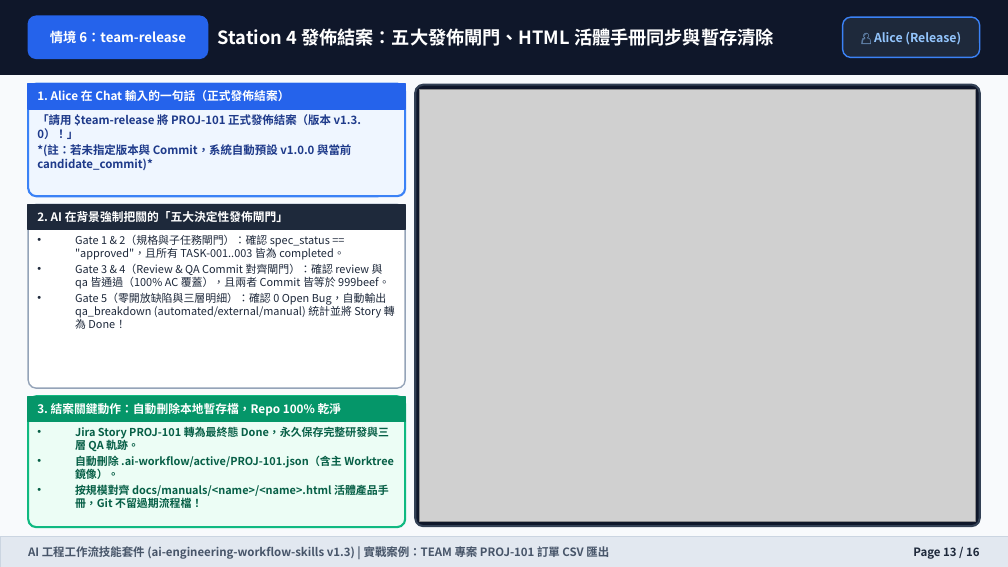
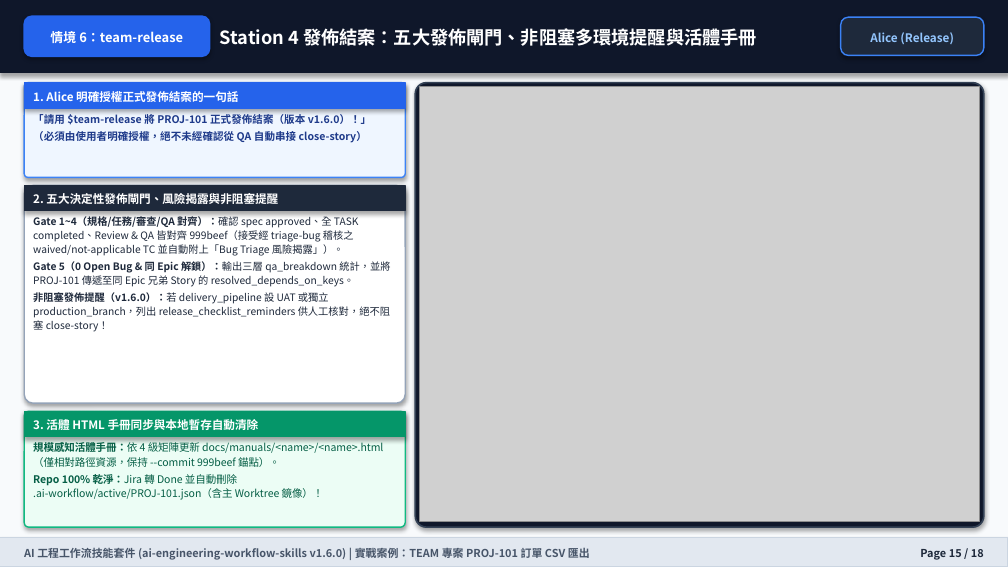
Before and after one commit to wilsonliu123/ai-engineering-workflow-skills, a slide deck: slide 15 of docs/training-manual.pptx (slide 13 before the commit). Drawn at 1008x567 pixels with LibreOffice and Linux fonts; fonts in the diff are those of the drawing; grey boxes stand for pictures. Boxes give left, top, right and bottom in pixels: in the first picture for what was removed or moved away, otherwise in the second. Text is boxed around its words. In the diff, an @@ line names an element or a change of style, - is before the commit and + after.

Commit message:
docs(ppt): sync training-manual.pptx and slide assets to v1.6.0

```diff
--- a/docs/training-manual.pptx
+++ b/docs/training-manual.pptx
@@ rounded rectangle: place and size @@
-rounded rectangle at [28,16,208,58]
+rounded rectangle at [24,16,210,56]
@@ text "情境 6：team-release" at [50,31,183,43]: size 9.5 to 9.2 pt; line spacing 1 to 1.18 @@
@@ text at [220,28,757,46]: text changed @@
-Station 4 發佈結案：五大發佈閘門、HTML 活體手冊同步與暫存清除
+Station 4 發佈結案：五大發佈閘門、非阻塞多環境提醒與活體手冊
@@ rounded rectangle: place and size @@
-rounded rectangle at [843,17,980,57]
+rounded rectangle at [841,17,984,55]
@@ text at [870,32,953,44]: text changed; size 8.8 to 8.4 pt @@
-👤 Alice (Release)
+Alice (Release)
@@ rectangle: place and size @@
-rectangle at [28,84,405,109]
+rectangle at [24,83,405,108]
@@ rounded rectangle: place and size @@
-rounded rectangle at [28,84,405,197]
+rounded rectangle at [24,83,405,177]
@@ rounded rectangle at [24,83,405,177]: outline #3B82F6 1.5 pt to #3B82F6 1 pt; shadow on; proportions changed @@
@@ rounded rectangle: place and size @@
-rounded rectangle at [415,85,980,526]
+rounded rectangle at [415,83,984,527]
@@ rounded rectangle at [415,83,984,527]: outline #334155 1.5 pt to #334155 1.2 pt; shadow on; proportions changed @@
@@ picture: place and size @@
-picture at [419,90,976,521]
+picture at [419,87,980,521]
@@ text at [33,91,238,102]: text changed; size 8.4 to 8.3 pt @@
-1. Alice 在 Chat 輸入的一句話（正式發佈結案）
+1. Alice 明確授權正式發佈結案的一句話
@@ text at [33,114,371,143]: text changed; size 8.2 to 7.5 pt @@
-「請用 $team-release 將 PROJ-101 正式發佈結案（版本 v1.3.0）！」
-*(註：若未指定版本與 Commit，系統自動預設 v1.0.0 與當前 candidate_commit)*
+「請用 $team-release 將 PROJ-101 正式發佈結案（版本 v1.6.0）！」
+（必須由使用者明確授權，絕不未經確認從 QA 自動串接 close-story）
@@ shadow on in 6 elements at [0,0,1008,73], [24,83,405,108], [24,16,210,56], [841,17,984,55], [24,411,405,436], [24,185,405,211] @@
@@ rounded rectangle: place and size @@
-rounded rectangle at [28,205,405,388]
+rounded rectangle at [24,185,405,403]
@@ rounded rectangle at [24,185,405,403]: shadow on; proportions changed @@
@@ rectangle: place and size @@
-rectangle at [28,205,405,230]
+rectangle at [24,185,405,211]
@@ text at [33,193,278,204]: text changed; size 8.4 to 8.3 pt @@
-2. AI 在背景強制把關的「五大決定性發佈閘門」
+2. 五大決定性發佈閘門、風險揭露與非阻塞提醒
@@ text at [33,216,390,332]: text changed; size 7.8 to 7.3 pt @@
-• Gate 1 & 2（規格與子任務閘門）：確認 spec_status == "approved"，且所有 TASK-001..003 皆為 completed。
-• Gate 3 & 4（Review & QA Commit 對齊閘門）：確認 review 與 qa 皆通過（100% AC 覆蓋），且兩者 Commit 皆等於 999beef。
-• Gate 5（零開放缺陷與三層明細）：確認 0 Open Bug，自動輸出 qa_breakdown (automated/external/manual) 統計並將 Story 轉為 Done！
+Gate 1~4（規格/任務/審查/QA 對齊）：確認 spec approved、全 TASK completed、Review & QA 皆對齊 999beef（接受經 triage-bug 稽核之 waived/not-applicable TC 並自動附上「Bug Triage 風險揭露」）。
+Gate 5（0 Open Bug & 同 Epic 解鎖）：輸出三層 qa_breakdown 統計，並將 PROJ-101 傳遞至同 Epic 兄弟 Story 的 resolved_depends_on_keys。
+非阻塞發佈提醒（v1.6.0）：若 delivery_pipeline 設 UAT 或獨立 production_branch，列出 release_checklist_reminders 供人工核對，絕不阻塞 close-story！
@@ rectangle: place and size @@
-rectangle at [28,396,405,421]
+rectangle at [24,411,405,436]
@@ rounded rectangle: place and size @@
-rounded rectangle at [28,396,405,527]
+rounded rectangle at [24,411,405,527]
@@ rounded rectangle at [24,411,405,527]: outline #10B981 1.5 pt to #10B981 1 pt; shadow on; proportions changed @@
@@ text at [33,417,259,433]: text changed; size 8.4 to 8.3 pt @@
-3. 結案關鍵動作：自動刪除本地暫存檔，Repo 100% 乾淨
+3. 活體 HTML 手冊同步與本地暫存自動清除
@@ text at [33,442,383,500]: text changed; size 7.8 to 7.5 pt; bold off @@
-• Jira Story PROJ-101 轉為最終態 Done，永久保存完整研發與三層 QA 軌跡。
-• 自動刪除 .ai-workflow/active/PROJ-101.json（含主 Worktree 鏡像）。
-• 按規模對齊 docs/manuals/<name>/<name>.html 活體產品手冊，Git 不留過期流程檔！
+規模感知活體手冊：依 4 級矩陣更新 docs/manuals/<name>/<name>.html（僅相對路徑資源，保持 --commit 999beef 錨點）。
+Repo 100% 乾淨：Jira 轉 Done 並自動刪除 .ai-workflow/active/PROJ-101.json（含主 Worktree 鏡像）！
@@ rectangle at [0,537,1008,566]: outline #CBD5E1 0.5 pt to #CBD5E1 0.75 pt; shadow on @@
@@ text at [24,546,590,561]: text changed; size 8.2 to 7.8 pt @@
-AI 工程工作流技能套件 (ai-engineering-workflow-skills v1.3) | 實戰案例：TEAM 專案 PROJ-101 訂單 CSV 匯出
+AI 工程工作流技能套件 (ai-engineering-workflow-skills v1.6.0) | 實戰案例：TEAM 專案 PROJ-101 訂單 CSV 匯出
@@ text at [920,549,984,560]: text changed; size 8.2 to 7.8 pt @@
-Page 13 / 16
+Page 15 / 18
```
Also in this commit, not shown: 13 other slides changed, 4 slides added, 2 slides removed, 18 other files.
